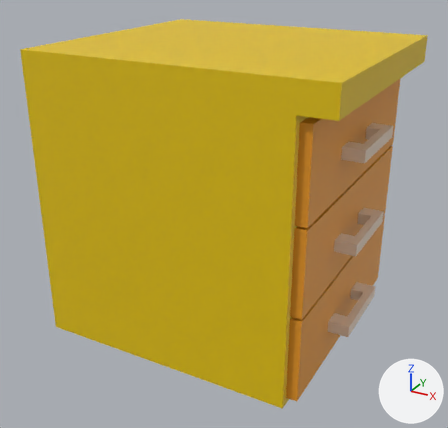
The FBX model Assets/Models/Kitchen Cubourd.fbx: old version first, new version second.
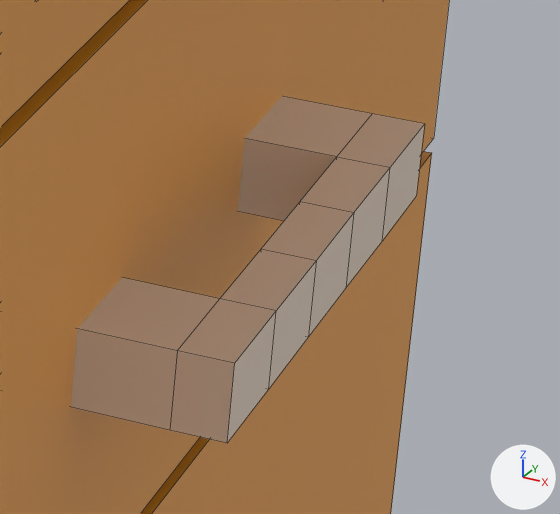
The first picture shows the older version from a 50 mm camera at (1.079, -1.915, 1.487) aimed at (0.036, -0.019, 0.539). The close-ups show the older and then the newer version on the part from 72% to 90% of the width and 45% to 62% of the height of that picture. Only the edits that show in the close-ups are written down. Lighting does not change. The marker at lower right points along +X, +Y and +Z. The close-ups show mesh edges as thin lines.

In view in the first close-up: 'Cubourd Base.001', 'Cubourd Handle 2'.
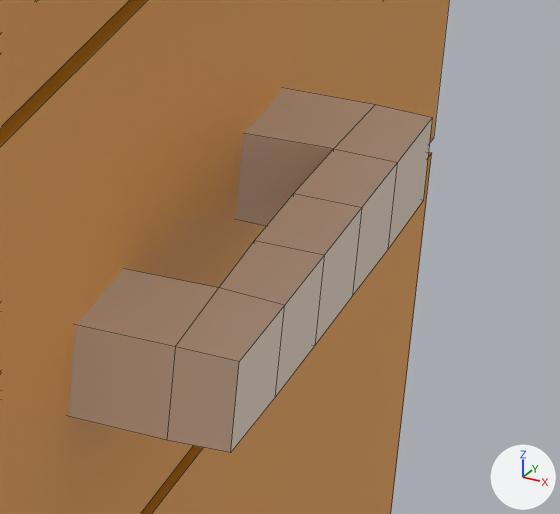
Where the change shows, as pixel boxes [x1, y1, x2, y2] in the close-ups (560 x 514 px):
'Cubourd Handle 2', reshaped
    before: [71, 96, 425, 443]
    after: [68, 88, 432, 453]
part 1 of me_cube_004, added (beige)
    after: [68, 88, 432, 453]

The change in detail:
me_cube_004 is used by ob_cubourd_handle_2; location (0.0, 0.0, 0.0).
me_cube_004 had 32 vertices, 30 faces and spanned x 0.479..0.594, y -0.155..0.155, z 0.56..0.601.
me_cube_004 now has 64 vertices, 60 faces and spans x 0.476..0.598, y -0.159..0.159, z 0.556..0.605.
me_cube_004 part 1: a new loose piece of 32 vertices spanning x 0.476..0.598, y -0.159..0.159, z 0.556..0.605, in mat_material_003 (beige #e7d3c1).
